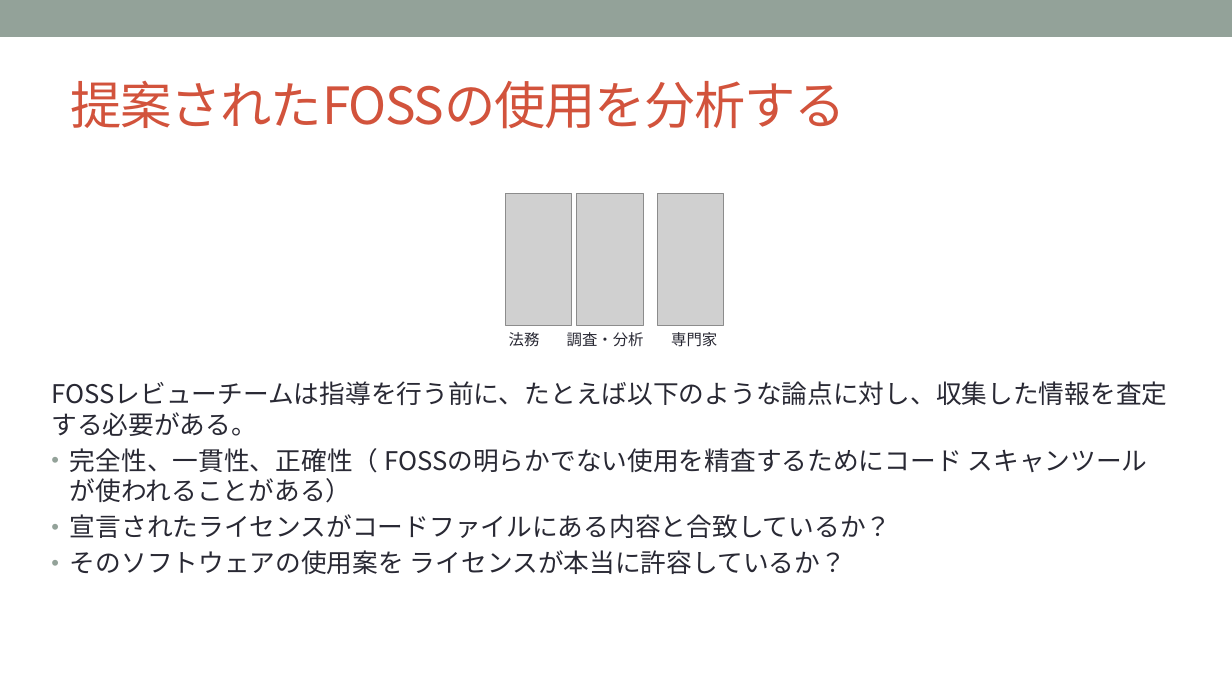
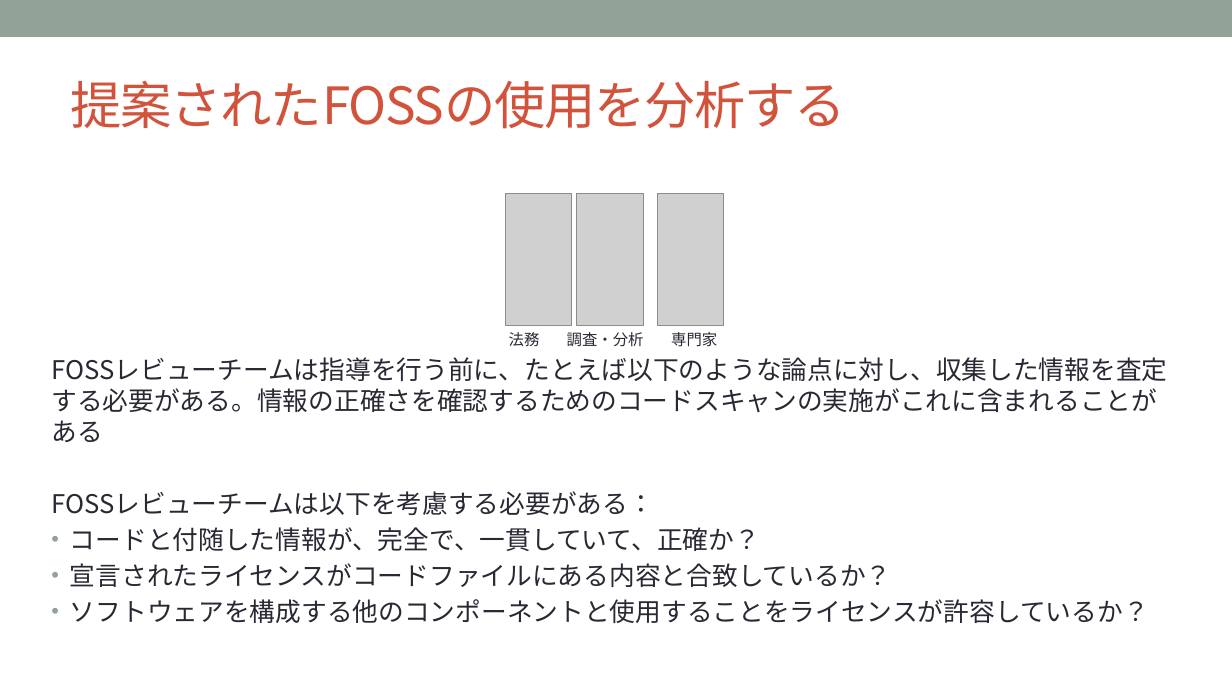
Before and after one commit to OpenChain-Project/Curriculum-Translation-JP, a slide deck: slide 49 of REVIEW/Version_for_v1.1/openchain-curriculum-for-1-1_JP_review_tani.pptx (slide 50 before the commit). Drawn at 1232x693 pixels with LibreOffice and Linux fonts; fonts in the diff are those of the drawing; grey boxes stand for pictures; background and template pictures are left out. Boxes give left, top, right and bottom in pixels: in the first picture for what was removed or moved away, otherwise in the second. Text is boxed around its words. In the diff, an @@ line names an element or a change of style, - is before the commit and + after.

```diff
--- a/REVIEW/Version_for_v1.1/openchain-curriculum-for-1-1_JP_review_tani.pptx
+++ b/REVIEW/Version_for_v1.1/openchain-curriculum-for-1-1_JP_review_tani.pptx
@@ text "FOSSレビューチームは指導を行う前に、たとえば以下のような論点に対し、収集した情報を査定する必要がある。情報の正確さを ...": place and size @@
-text "FOSSレビューチームは指導を行う前に、たとえば以下のような論点に対し、収集した情報を査定する必要がある。情報の正確さを ..." at bbox=[51, 381, 1167, 574]
+text "FOSSレビューチームは指導を行う前に、たとえば以下のような論点に対し、収集した情報を査定する必要がある。情報の正確さを ..." at bbox=[51, 357, 1167, 623]
@@ text at bbox=[51, 357, 1167, 551]: text changed @@
-FOSSレビューチームは指導を行う前に、たとえば以下のような論点に対し、収集した情報を査定する必要がある。
-• 完全性、一貫性、正確性（ FOSSの明らかでない使用を精査するためにコード スキャンツールが使われることがある）
+FOSSレビューチームは指導を行う前に、たとえば以下のような論点に対し、収集した情報を査定する必要がある。情報の正確さを確認するためのコードスキャンの実施がこれに含まれることがある
+FOSSレビューチームは以下を考慮する必要がある：
+• コードと付随した情報が、完全で、一貫していて、正確か？
@@ text at bbox=[70, 599, 1149, 623]: text changed @@
-• そのソフトウェアの使用案を ライセンスが本当に許容しているか？
+• ソフトウェアを構成する他のコンポーネントと使用することをライセンスが許容しているか？
```
Also in this commit, not shown: 12 other slides changed, 2 slides added, 2 slides removed.
